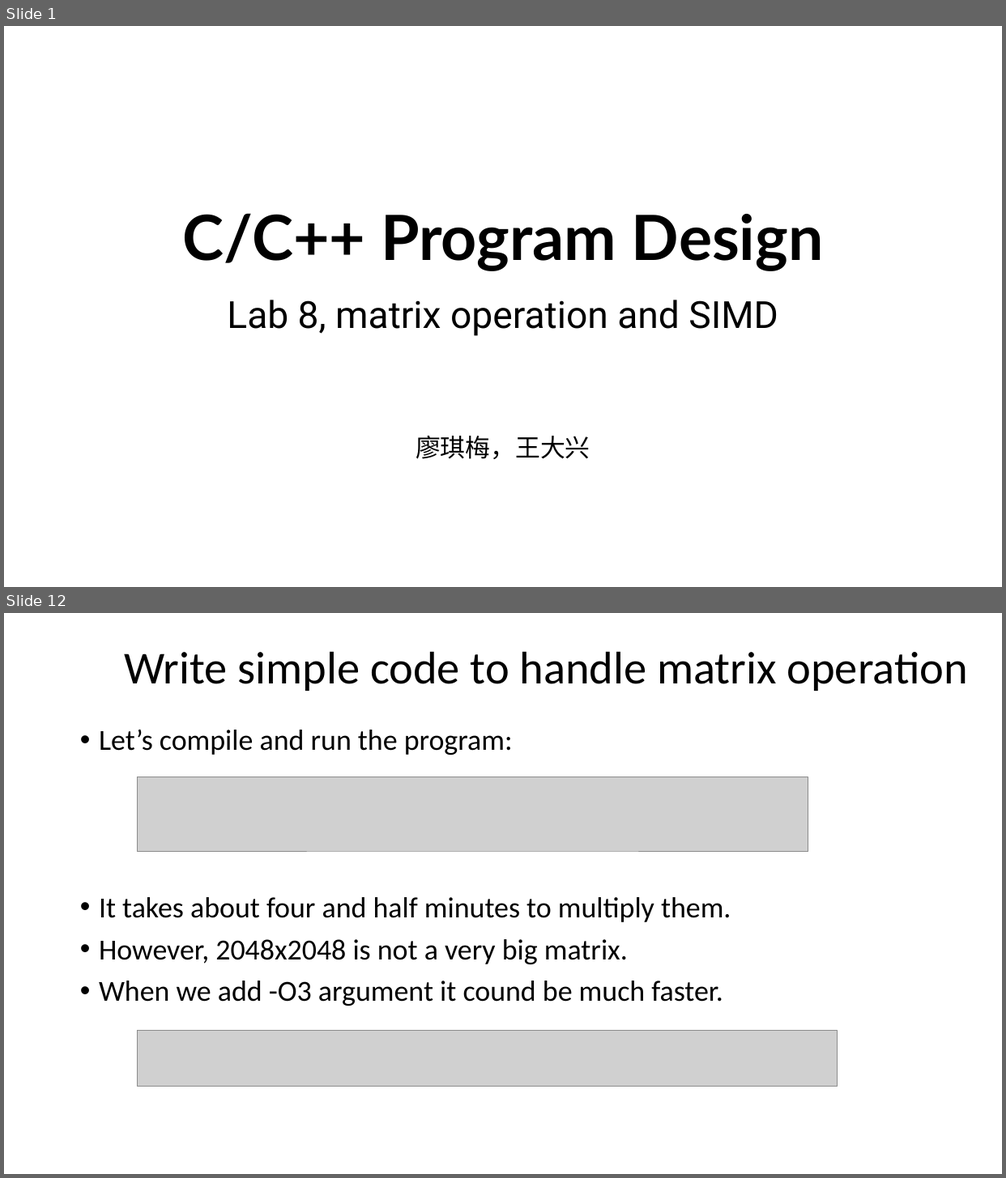
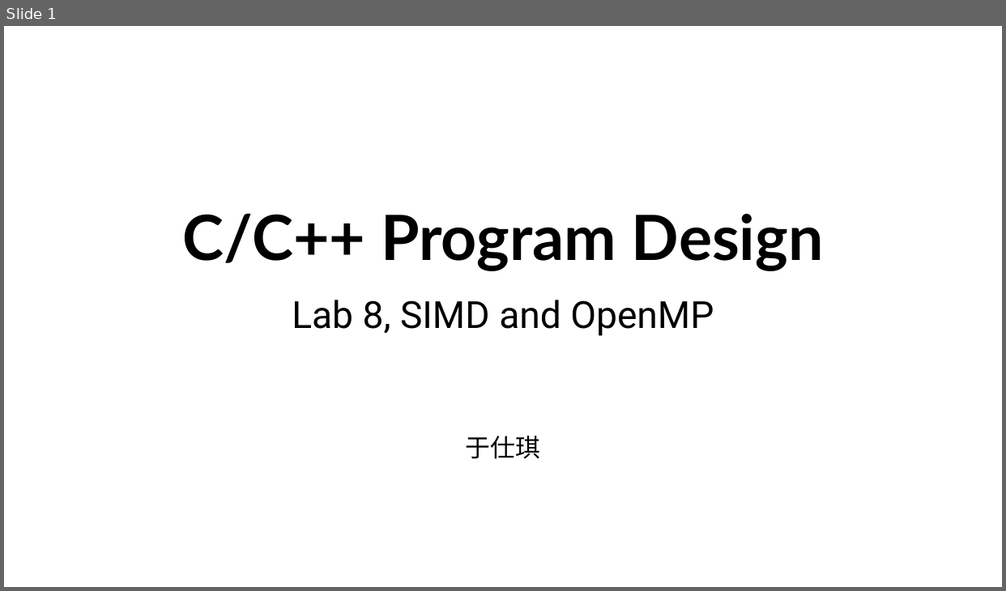
Before and after one commit to ShiqiYu/CPP, a slide deck: week08/Lab08.pptx. Shown one above the other, each under a label of ours: slides 1 and 12 before the commit, slide 1 after it; the slides between them are not shown. The pictures are 1006x1178 and 1006x591 pixels, drawn with LibreOffice and Linux fonts; fonts in the diff are those of the drawing; grey boxes stand for pictures; background and template pictures are left out. Boxes give left, top, right and bottom in pixels: in the first picture for what was removed or moved away, otherwise in the second. Text is boxed around its words. In the diff, an @@ line names an element or a change of style, - is before the commit and + after.

```diff
--- a/week08/Lab08.pptx
+++ b/week08/Lab08.pptx
@@ slide 12 removed at box(4, 613, 1002, 1174), background #FFFFFF @@
@@ title removed at box(124, 651, 968, 691) @@
-Write simple code to handle matrix operation
@@ text removed at box(99, 730, 731, 1006) @@
-• Let’s compile and run the program:
-• It takes about four and half minutes to multiply them.
-• However, 2048x2048 is not a very big matrix.
-• When we add -O3 argument it cound be much faster.
@@ picture removed at box(138, 777, 808, 851) @@
@@ picture removed at box(138, 1030, 837, 1086) @@
@@ slide 1 changed as well @@
@@ subtitle at box(292, 300, 714, 459): text changed @@
-Lab 8, matrix operation and SIMD
-廖琪梅，王大兴
+Lab 8, SIMD and OpenMP
+于仕琪
```
Also in this commit, not shown: 2 other slides changed, 11 slides added, 28 other slides removed, 1 other file.
